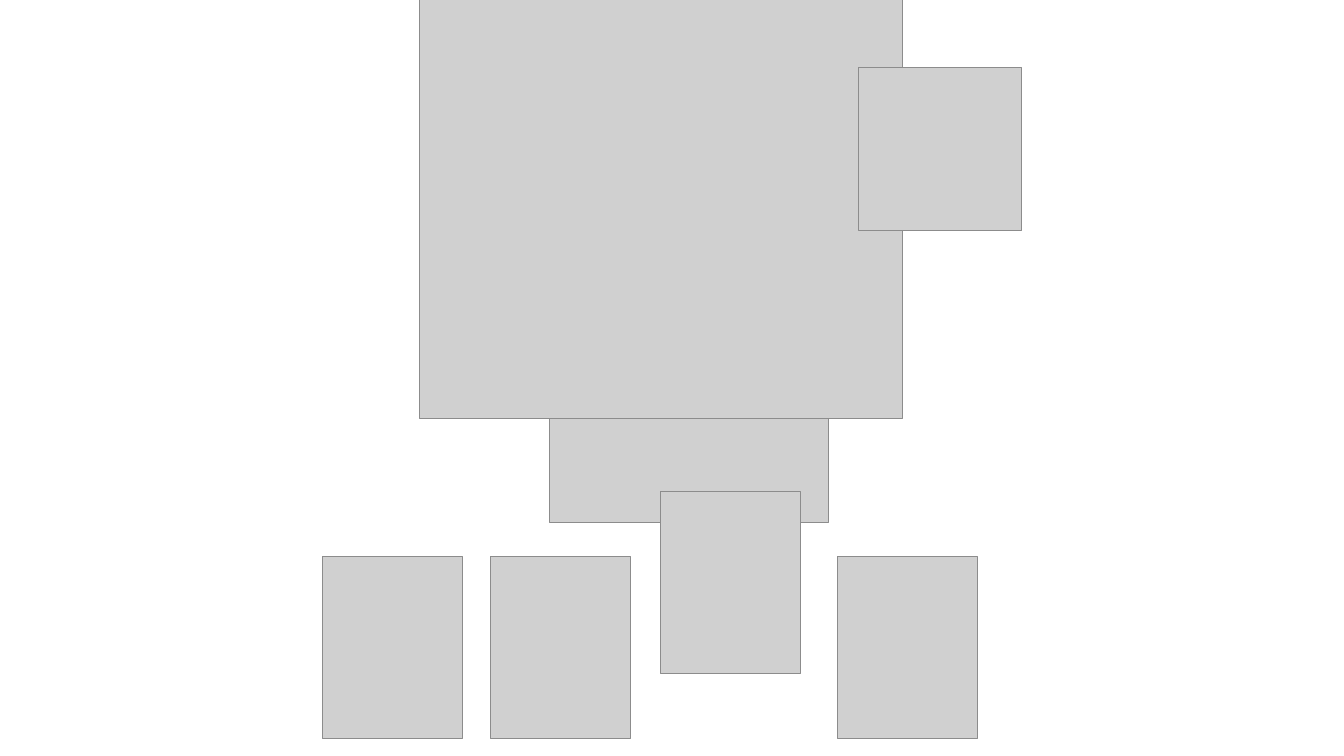
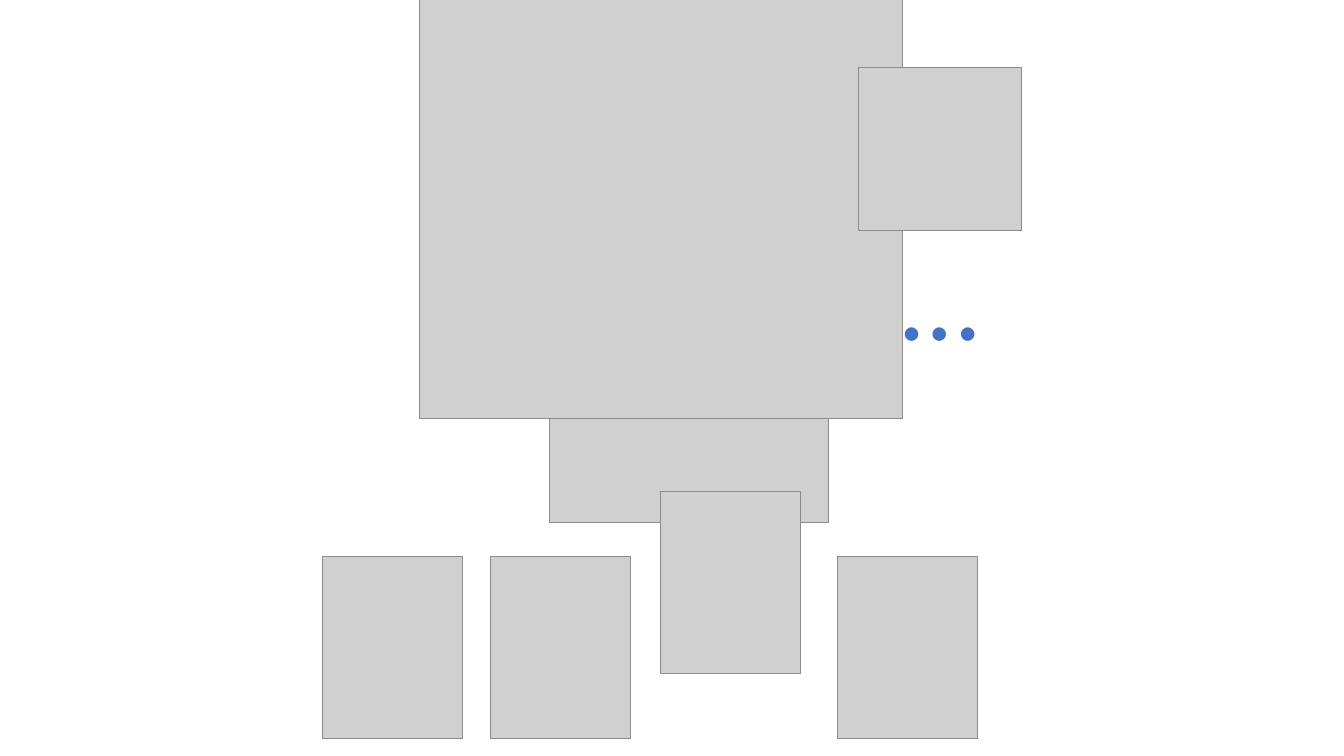
Before and after one commit to MarkPearlCoZa/Talk_MobProgramming, a slide deck: slide 21 of assets/MobProgrammingExample.pptx (slide 24 before the commit). Drawn at 1344x756 pixels with LibreOffice and Linux fonts; fonts in the diff are those of the drawing; grey boxes stand for pictures. Boxes give left, top, right and bottom in pixels: in the first picture for what was removed or moved away, otherwise in the second. Text is boxed around its words. In the diff, an @@ line names an element or a change of style, - is before the commit and + after.

```diff
--- a/assets/MobProgrammingExample.pptx
+++ b/assets/MobProgrammingExample.pptx
@@ text added at box(891, 223, 990, 369), 80 pt, text #4472C4 @@
+…
```
Also in this commit, not shown: 3 other slides changed, 3 slides added, 5 slides removed, 2 other files.
